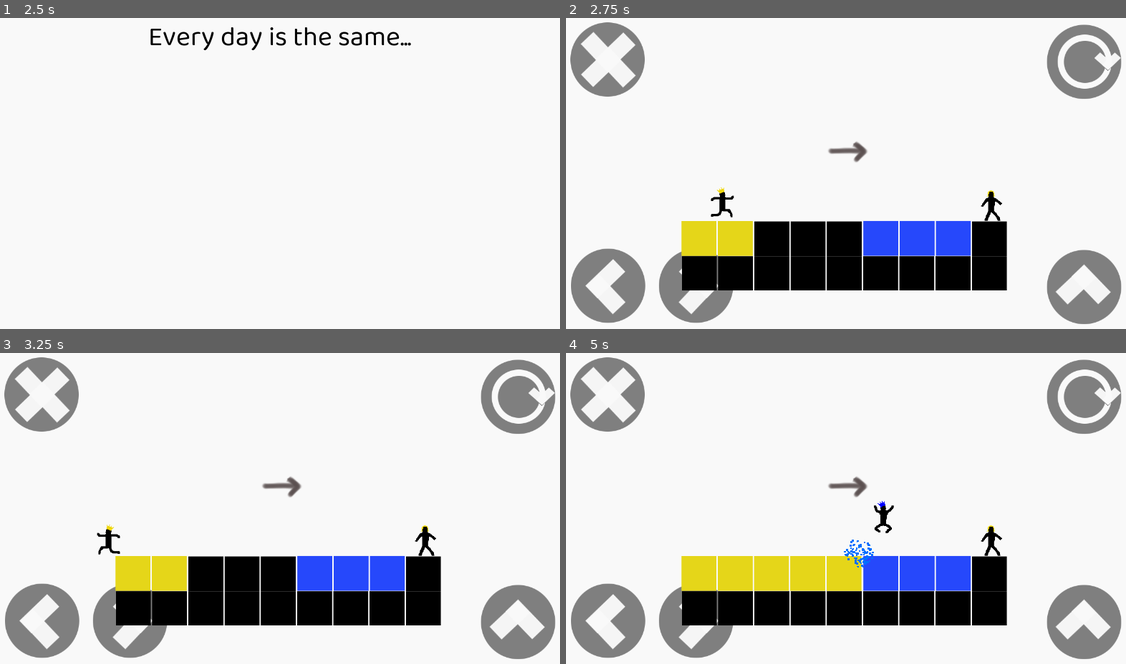
Above: before the commit, frames 1-4 (two rows, left to right).
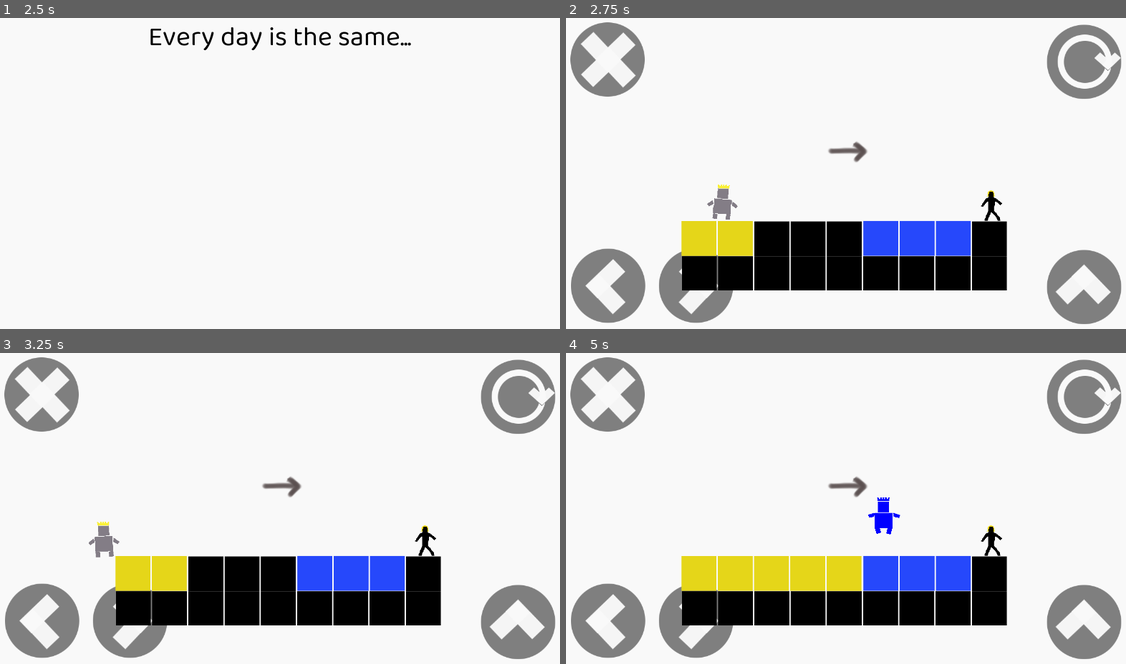
Above: after the commit, the same moments.

Repository: meburns/midas
Game: Godot game, scene res://src/Menu.tscn
The game is run twice, just before and just after one commit, with the same random seed, the same clock (stepped at 60 frames per second) and the same inputs.
Inputs:
- Up to frame 1 (2.5 s): click "STORY" at 0.5 s; tap Enter (ui_accept) at 1.25, 2 s; hold Right (move_right) from 1.28 s (still down); tap Space (jump) at 1.35, 1.52, 1.82, 2.27, 2.3 s; tap R (refresh) at 2.1 s
- Up to frame 2 (2.75 s): keep holding Right (move_right); tap Space (jump) at 2.57 s
- Up to frame 3 (3.25 s): release Right (move_right) at 2.78 s; hold A (move_left) from 2.78 s (still down); tap Space (jump) at 2.85 s
- Up to frame 4 (5 s): release A (move_left) at 3.53 s; hold Right (move_right) from 3.53 s (still down); tap R (refresh) at 3.6 s; tap Space (jump) at 3.77, 3.8, 4.07, 4.35, 4.52, 4.82 s

Frame 1 is identical in both runs. In frame 2, 0.3% of the frame differs, in the area x 25-31%, y 53-65%; in frame 3, 0.3%; in frame 4, 0.5%, in the area x 49-60%, y 46-69%.

Commit message:
Overhaul midas graphics

Diff:
--- a/src/players/Midas.gd
+++ b/src/players/Midas.gd
@@ -32,12 +32,12 @@
 		var wInstance = waterEffect.instance()
 		wInstance.set_position(self.get_position())
 		get_tree().get_root().add_child(wInstance)
-		get_node("Sprite").modulate = Color(0,0,255) # Set modulate color to blue overlay
-		get_node("Sprite").region_rect = Rect2(0, 240, 80, 80) # change to water-1 sprite
-		yield(get_tree().create_timer(0.2), "timeout")
-		get_node("Sprite").region_rect = Rect2(0, 320, 80, 80) # change to water-2 sprite
-		yield(get_tree().create_timer(0.2), "timeout")
-		get_node("Sprite").region_rect = Rect2(0, 80, 80, 80) # change to normal sprite
+		$Sprite.modulate = Color(0,0,255) # Set modulate color to blue overlay
+#		get_node("Sprite").region_rect = Rect2(0, 240, 80, 80) # change to water-1 sprite
+#		yield(get_tree().create_timer(0.2), "timeout")
+#		get_node("Sprite").region_rect = Rect2(0, 320, 80, 80) # change to water-2 sprite
+#		yield(get_tree().create_timer(0.2), "timeout")
+#		get_node("Sprite").region_rect = Rect2(0, 80, 80, 80) # change to normal sprite
 		wInstance.queue_free()
 		waterAnimate = false
 
@@ -71,8 +71,11 @@
 		is_jumping = false
 	jump_buffer -= 1
 
-	if is_on_floor() and waterAnimate == false and smashed == false and frozen == false:
-		get_node("Sprite").region_rect = Rect2(0, 80, 80, 80) # change to normal sprite
+	var is_moving = Input.get_action_strength("move_left") + Input.get_action_strength("move_right")
+
+	if is_on_floor() and waterAnimate == false and smashed == false and frozen == false and is_moving == 0:
+#		get_node("Sprite").region_rect = Rect2(0, 80, 80, 80) # change to normal sprite
+		$Sprite.play("idle")
 	_check_smashed() # Check if the user should be considered smashed
 	var is_jump_interrupted: = Input.is_action_just_released("jump") and _velocity.y < 0.0
 	var direction: = get_direction()
@@ -93,7 +96,8 @@
 	if !smashed && !frozen:
 		x_val = Input.get_action_strength("move_right") - Input.get_action_strength("move_left")
 		if (x_val > 0 or x_val < 0) and is_on_floor() == true:
-			get_node("Sprite").region_rect = Rect2(0, 480, 80, 80) # change to run sprite
+#			get_node("Sprite").region_rect = Rect2(0, 480, 80, 80) # change to run sprite
+			$Sprite.play("run")
 			if x_val > 0:
 				get_node("Sprite").set_flip_h(false)
 			if x_val < 0:
@@ -117,7 +121,8 @@
 		if direction.y == -1.0:
 			is_jumping = true
 			SFX.play("Jump")
-			get_node("Sprite").region_rect = Rect2(0, 400, 80, 80) # change to jump sprite
+#			get_node("Sprite").region_rect = Rect2(0, 400, 80, 80) # change to jump sprite
+			$Sprite.play("jump")
 			out.y = speed.y * direction.y
 		if is_jump_interrupted:
 			out.y = 0.0
--- a/src/players/Midas.tscn
+++ b/src/players/Midas.tscn
@@ -1,7 +1,10 @@
-[gd_scene load_steps=6 format=2]
+[gd_scene load_steps=35 format=2]
 
 [ext_resource path="res://src/players/Midas.gd" type="Script" id=1]
 [ext_resource path="res://assets/tileset.png" type="Texture" id=2]
+[ext_resource path="res://assets/player/midas_idle.png" type="Texture" id=3]
+[ext_resource path="res://assets/player/midas_jump.png" type="Texture" id=4]
+[ext_resource path="res://assets/player/midas_run.png" type="Texture" id=5]
 
 [sub_resource type="CapsuleShape2D" id=1]
 radius = 17.7843
@@ -14,12 +17,156 @@
 [sub_resource type="RectangleShape2D" id=3]
 extents = Vector2( 23.3461, 37.0286 )
 
+[sub_resource type="AtlasTexture" id=4]
+flags = 4
+atlas = ExtResource( 3 )
+region = Rect2( 0, 0, 128, 128 )
+
+[sub_resource type="AtlasTexture" id=5]
+flags = 4
+atlas = ExtResource( 3 )
+region = Rect2( 128, 0, 128, 128 )
+
+[sub_resource type="AtlasTexture" id=6]
+flags = 4
+atlas = ExtResource( 3 )
+region = Rect2( 256, 0, 128, 128 )
+
+[sub_resource type="AtlasTexture" id=7]
+flags = 4
+atlas = ExtResource( 3 )
+region = Rect2( 384, 0, 128, 128 )
+
+[sub_resource type="AtlasTexture" id=8]
+flags = 4
+atlas = ExtResource( 3 )
+region = Rect2( 512, 0, 128, 128 )
+
+[sub_resource type="AtlasTexture" id=26]
+flags = 4
+atlas = ExtResource( 4 )
+region = Rect2( 0, 0, 128, 128 )
+
+[sub_resource type="AtlasTexture" id=27]
+flags = 4
+atlas = ExtResource( 4 )
+region = Rect2( 128, 0, 128, 128 )
+
+[sub_resource type="AtlasTexture" id=28]
+flags = 4
+atlas = ExtResource( 4 )
+region = Rect2( 256, 0, 128, 128 )
+
+[sub_resource type="AtlasTexture" id=29]
+flags = 4
+atlas = ExtResource( 4 )
+region = Rect2( 384, 0, 128, 128 )
+
+[sub_resource type="AtlasTexture" id=30]
+flags = 4
+atlas = ExtResource( 4 )
+region = Rect2( 512, 0, 128, 128 )
+
+[sub_resource type="AtlasTexture" id=31]
+flags = 4
+atlas = ExtResource( 4 )
+region = Rect2( 640, 0, 128, 128 )
+
+[sub_resource type="AtlasTexture" id=32]
+flags = 4
+atlas = ExtResource( 4 )
+region = Rect2( 768, 0, 128, 128 )
+
+[sub_resource type="AtlasTexture" id=33]
+flags = 4
+atlas = ExtResource( 4 )
+region = Rect2( 896, 0, 128, 128 )
+
+[sub_resource type="AtlasTexture" id=14]
+flags = 4
+atlas = ExtResource( 5 )
+region = Rect2( 0, 0, 128, 128 )
+
+[sub_resource type="AtlasTexture" id=15]
+flags = 4
+atlas = ExtResource( 5 )
+region = Rect2( 128, 0, 128, 128 )
+
+[sub_resource type="AtlasTexture" id=16]
+flags = 4
+atlas = ExtResource( 5 )
+region = Rect2( 256, 0, 128, 128 )
+
+[sub_resource type="AtlasTexture" id=17]
+flags = 4
+atlas = ExtResource( 5 )
+region = Rect2( 384, 0, 128, 128 )
+
+[sub_resource type="AtlasTexture" id=18]
+flags = 4
+atlas = ExtResource( 5 )
+region = Rect2( 512, 0, 128, 128 )
+
+[sub_resource type="AtlasTexture" id=19]
+flags = 4
+atlas = ExtResource( 5 )
+region = Rect2( 640, 0, 128, 128 )
+
+[sub_resource type="AtlasTexture" id=20]
+flags = 4
+atlas = ExtResource( 5 )
+region = Rect2( 768, 0, 128, 128 )
+
+[sub_resource type="AtlasTexture" id=21]
+flags = 4
+atlas = ExtResource( 5 )
+region = Rect2( 896, 0, 128, 128 )
+
+[sub_resource type="AtlasTexture" id=22]
+flags = 4
+atlas = ExtResource( 5 )
+region = Rect2( 1024, 0, 128, 128 )
+
+[sub_resource type="AtlasTexture" id=23]
+flags = 4
+atlas = ExtResource( 5 )
+region = Rect2( 1152, 0, 128, 128 )
+
+[sub_resource type="AtlasTexture" id=24]
+flags = 4
+atlas = ExtResource( 5 )
+region = Rect2( 1280, 0, 128, 128 )
+
+[sub_resource type="AtlasTexture" id=25]
+flags = 4
+atlas = ExtResource( 5 )
+region = Rect2( 1408, 0, 128, 128 )
+
+[sub_resource type="SpriteFrames" id=9]
+animations = [ {
+"frames": [ SubResource( 4 ), SubResource( 5 ), SubResource( 6 ), SubResource( 7 ), SubResource( 8 ) ],
+"loop": true,
+"name": "idle",
+"speed": 5.0
+}, {
+"frames": [ SubResource( 26 ), SubResource( 27 ), SubResource( 28 ), SubResource( 29 ), SubResource( 30 ), SubResource( 31 ), SubResource( 32 ), SubResource( 33 ) ],
+"loop": false,
+"name": "jump",
+"speed": 24.0
+}, {
+"frames": [ SubResource( 14 ), SubResource( 15 ), SubResource( 16 ), SubResource( 17 ), SubResource( 18 ), SubResource( 19 ), SubResource( 20 ), SubResource( 21 ), SubResource( 22 ), SubResource( 23 ), SubResource( 24 ), SubResource( 25 ) ],
+"loop": true,
+"name": "run",
+"speed": 24.0
+} ]
+
 [node name="Midas" type="KinematicBody2D"]
 position = Vector2( 22.0332, 0 )
 collision_mask = 2
 script = ExtResource( 1 )
 
-[node name="Sprite" type="Sprite" parent="."]
+[node name="Sprite_" type="Sprite" parent="."]
+visible = false
 position = Vector2( 7.09544, -40.4252 )
 texture = ExtResource( 2 )
 region_enabled = true
@@ -41,4 +188,10 @@
 [node name="CollisionShape2D" type="CollisionShape2D" parent="BlockDetector"]
 position = Vector2( 1.40041, -37.8113 )
 shape = SubResource( 3 )
+
+[node name="Sprite" type="AnimatedSprite" parent="."]
+position = Vector2( 2.2069, -44.7818 )
+scale = Vector2( 0.75, 0.75 )
+frames = SubResource( 9 )
+animation = "idle"
 [connection signal="body_entered" from="BlockDetector" to="." method="_on_BlockDetector_body_entered"]
Binary file added: assets/player/midas_idle.aseprite
Binary file added: assets/player/midas_idle.png
Not shown, added: assets/player/midas_idle.png.import
Binary file added: assets/player/midas_jump.aseprite
Binary file added: assets/player/midas_jump.png
Not shown, added: assets/player/midas_jump.png.import
Binary file added: assets/player/midas_run.aseprite
Binary file added: assets/player/midas_run.png
Not shown, added: assets/player/midas_run.png.import
Binary file added: assets/player/midas_standing.aseprite
